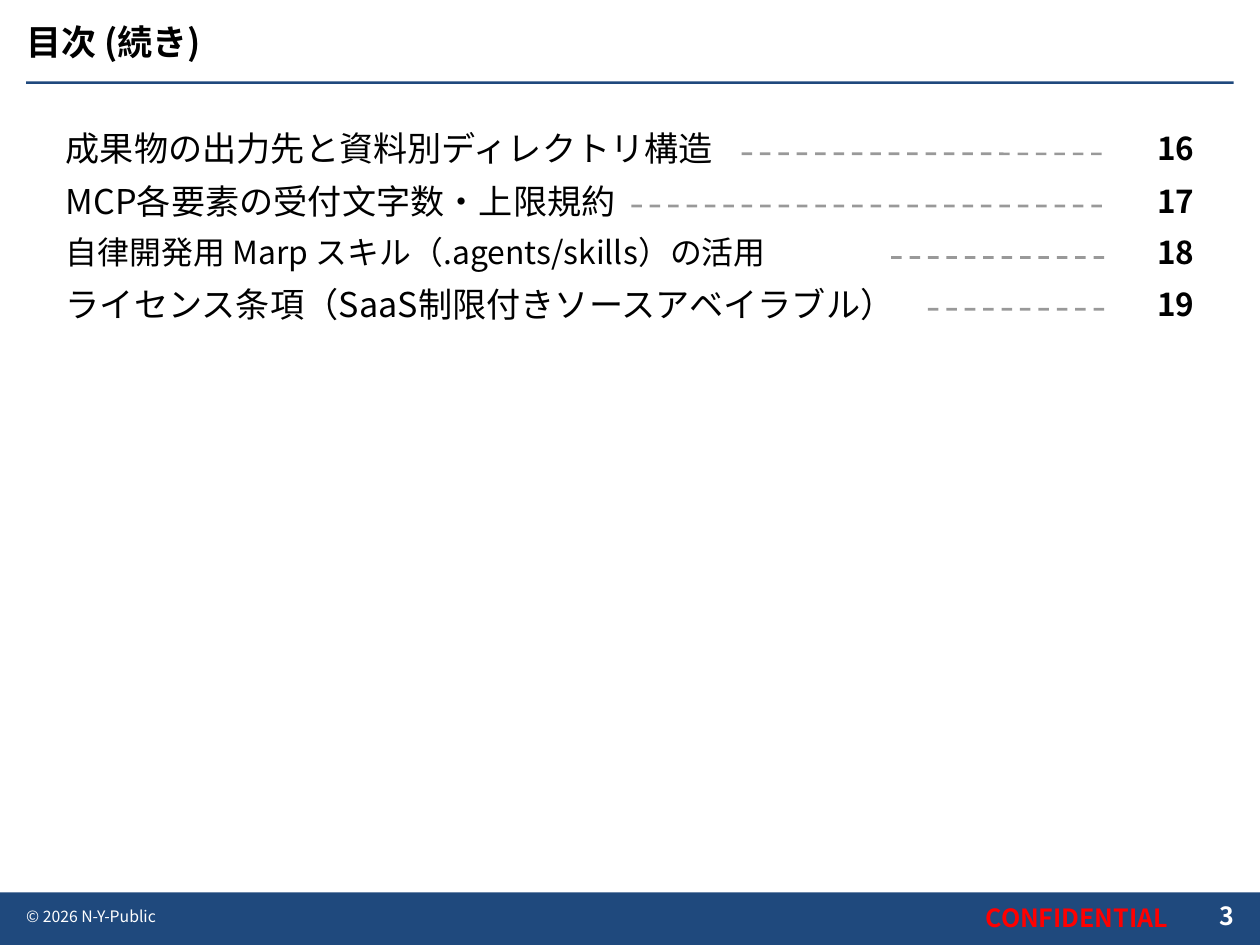
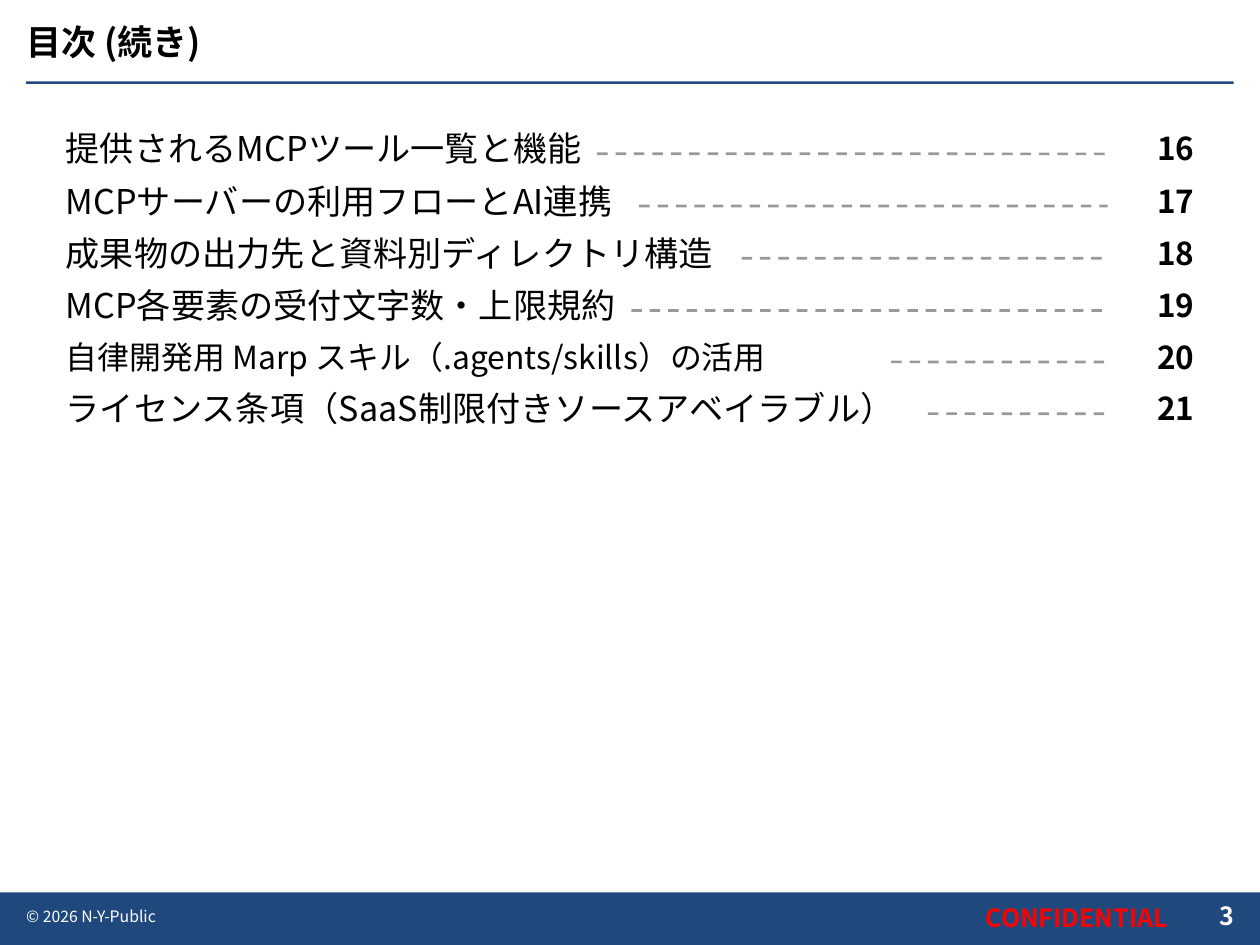
Before and after one commit to N-Y-Public/marp-slide-mcp, a slide deck: slide 3 of slides/D01-000001_Marpの使い方/D01-000001_Marpの使い方.pptx. Drawn at 1260x945 pixels with LibreOffice and Linux fonts; fonts in the diff are those of the drawing; background and template pictures are left out. Boxes give left, top, right and bottom in pixels: in the first picture for what was removed or moved away, otherwise in the second. Text is boxed around its words. In the diff, an @@ line names an element or a change of style, - is before the commit and + after.

```diff
--- a/slides/D01-000001_Marpの使い方/D01-000001_Marpの使い方.pptx
+++ b/slides/D01-000001_Marpの使い方/D01-000001_Marpの使い方.pptx
@@ text added at [66,132,582,164], 19.5 pt, text #000000 @@
+提供されるMCPツール一覧と機能
@@ line added from (597, 154) to (1108, 154), #999999 1.5 pt dashed @@
@@ text added at [66,185,613,217], 19.5 pt, text #000000 @@
+MCPサーバーの利用フローとAI連携
@@ line moved from (631, 207) - (1108, 207) to (639, 207) - (1108, 207) @@
@@ 4 texts, 1 line: place and size @@
-4 texts, 1 line at [66,132,1108,320]
+4 texts, 1 line at [66,237,1108,424]
@@ line added from (631, 310) to (1108, 310), #999999 1.5 pt dashed @@
@@ text added at [1157,345,1194,370], 18 pt, text #000000, bold @@
+20
@@ line moved from (927, 309) - (1108, 309) to (891, 362) - (1108, 362) @@
@@ line moved from (891, 257) - (1108, 257) to (927, 413) - (1108, 413) @@
@@ text added at [1157,396,1194,420], 18 pt, text #000000, bold @@
+21
```
Also in this commit, not shown: 3 other slides changed, 2 slides added, 25 other files.
